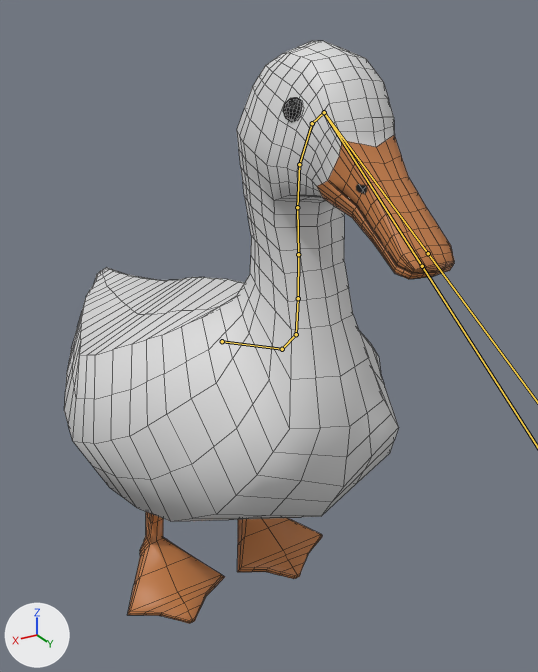
What one commit did to the FBX model Assets/Models/duck4.fbx.
One viewpoint serves both versions: a 50 mm lens placed at (0.295, 0.565, 0.309), pointed at (-0.05, -0.01, 0.022). Every picture has the same lights, and +X, +Y and +Z are marked at lower left. Both versions are drawn at the pose saved in each file; the numbers are the values there. The bones that bend it are drawn over the model as lines. Mesh edges are drawn as thin lines.

Names of what the first picture shows: 'model.001'.
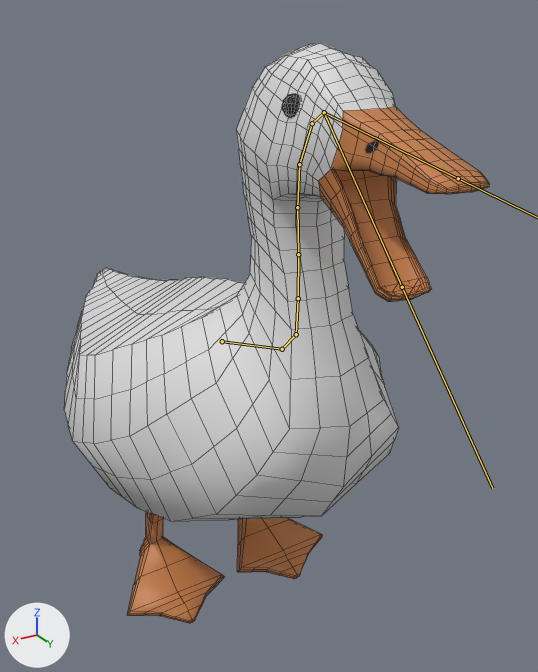
What the commit changed:
Bone 'bill_upper' (bone_bill_upper) turns from (0, 0, 0) to (22, 0, 0) degrees about its own x, y and z.
Bone 'bill_lower' (bone_bill_lower) turns from (0, 0, 0) to (-11, 0, 0) degrees about its own x, y and z.

Pixel boxes (x1, y1, x2, y2) of what changed, in the pictures (538 x 672 px):
'model.001', posed (9% wider)
    before: (64, 41, 454, 623)
    after: (64, 43, 489, 623)
bone 'bill_upper', root to tip
    before: (324, 112) to (428, 253)
    after: (324, 112) to (458, 178)
bone 'bill_lower', root to tip
    before: (324, 112) to (422, 266)
    after: (324, 112) to (402, 287)
